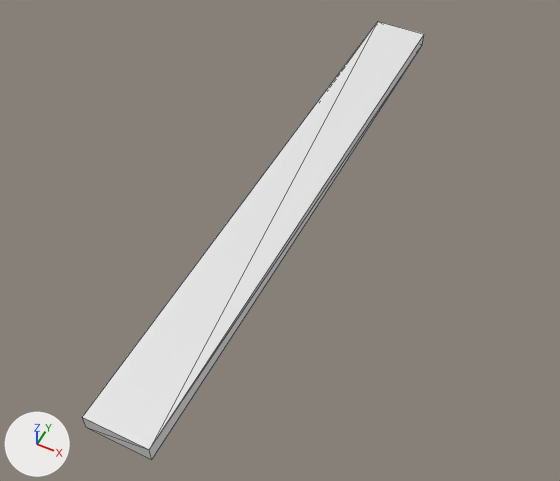
The glTF model Model3d/glb/C04-00215A.glb: old version first, new version second.
Before and after are seen from a 50 mm lens placed at (0.00662, -0.00488, 0.0136), pointed at (0.00094, 0.00648, -0.0006). The lights are fixed; the arrows at lower left show +X, +Y and +Z. The first picture is the older version. Mesh edges are drawn as thin lines. Where no turn or scale is listed for an object, it has been applied to the vertices. Vertices at exactly the same position are counted once.

The first picture shows 'OpenSCAD Model'.
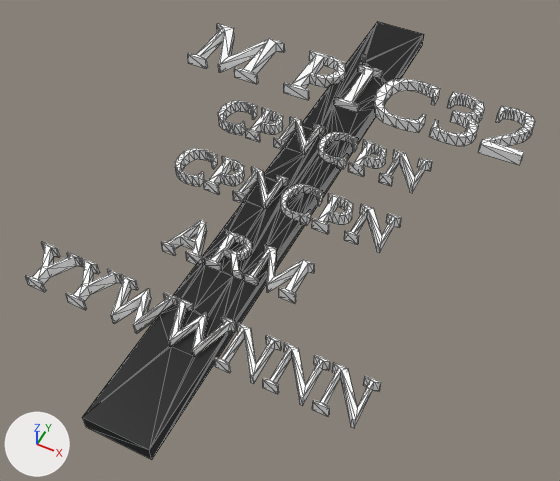
The change, as JSON lines over the scene's bpy script:
```json
{"op": "add", "block": "mat_color_2", "code": ["mat_color_2 = principled_material('Color 2')", "mat_color_2.base_color = (1.0, 1.0, 1.0)  # white #ffffff"]}
{"op": "add", "block": "mat_color_1", "code": ["mat_color_1 = principled_material('Color 1')", "mat_color_1.base_color = (0.0, 0.0, 0.0)  # black #000000"]}
{"block": "me_openscad_model", "where": "# used by ob_openscad_model"}
{"op": "remove", "block": "me_openscad_model", "code": "me_openscad_model.from_pydata(...)  # 8 vertices, 12 faces; spans x 0.0..0.0015, y 0.0..0.015, z 0.0..0.0004"}
{"op": "add", "block": "me_openscad_model", "code": "me_openscad_model.from_pydata(...)  # 1579 vertices, 3122 faces; spans x -0.0041..0.0056, y 0.0..0.015, z 0.0..0.0006"}
{"block": "me_openscad_model", "change": "me_openscad_model part 1: 1571 vertices added at x -0.0041..0.0056, y 0.0021..0.0129, z 0.0003..0.0006"}
{"block": "me_openscad_model", "change": "me_openscad_model part 2: 6 faces spanning x 0.0..0.0015, y 0.0..0.015, z 0.0..0.0004 switch from no material to mat_color_1 (black #000000)"}
{"op": "add", "block": "me_openscad_model", "code": "me_openscad_model.materials.append(mat_color_2)  # white #ffffff"}
```

Pixel boxes (x1, y1, x2, y2) of what changed, in the pictures (560 x 481 px):
```json
{"object": "OpenSCAD Model", "change": "reshaped", "before": [82, 22, 424, 460], "after": [25, 22, 535, 460], "on screen": "49% wider"}
{"part": 1, "of": "me_openscad_model", "change": "added", "after": [25, 22, 535, 459]}
{"part": 2, "of": "me_openscad_model", "change": "recoloured", "before": [82, 417, 152, 460], "after": [82, 417, 152, 460], "on screen": "white to black"}
```
